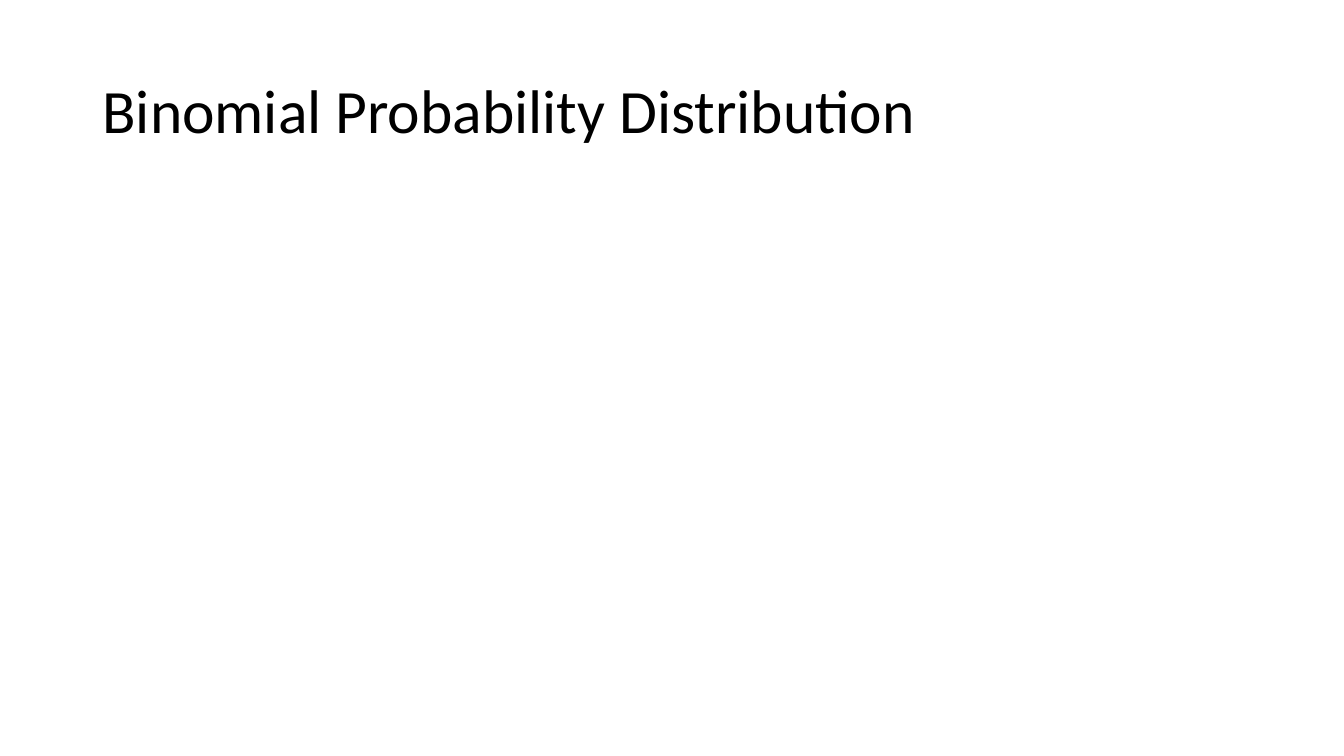
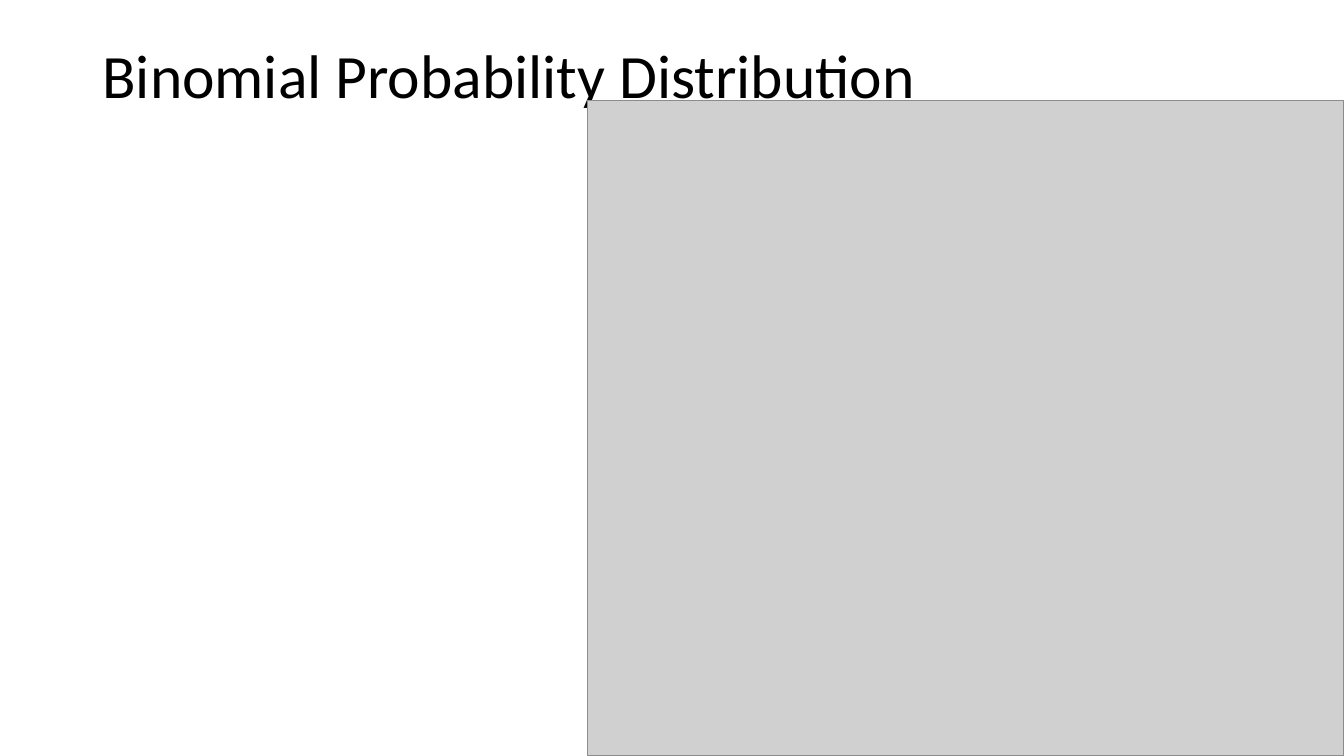
Before and after one commit to ELaBrecque-MMC/RegressionModelOverview, a slide deck: slide 4 of Notes/RegressionModelOverview.pptx. Drawn at 1344x756 pixels with LibreOffice and Linux fonts; fonts in the diff are those of the drawing; grey boxes stand for pictures. Boxes give left, top, right and bottom in pixels: in the first picture for what was removed or moved away, otherwise in the second. Text is boxed around its words. In the diff, an @@ line names an element or a change of style, - is before the commit and + after.

```diff
--- a/Notes/RegressionModelOverview.pptx
+++ b/Notes/RegressionModelOverview.pptx
@@ title "Binomial Probability Distribution" at [102,55,914,113]: vertical alignment middle to top @@
@@ picture added at [588,101,1344,756] @@
```
Also in this commit, not shown: 3 other slides changed, 1 other file.
